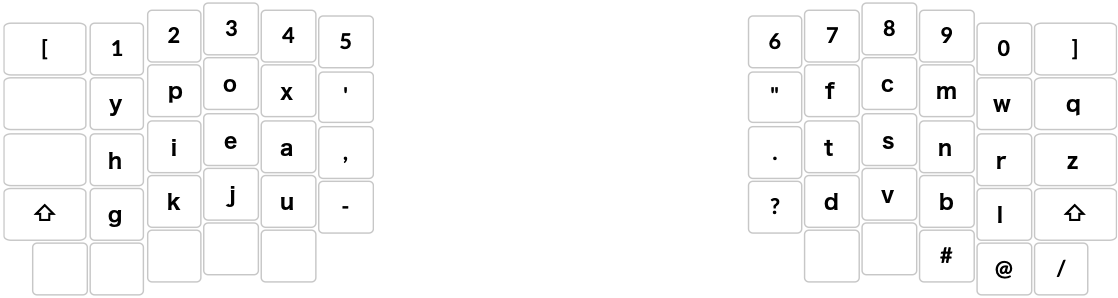
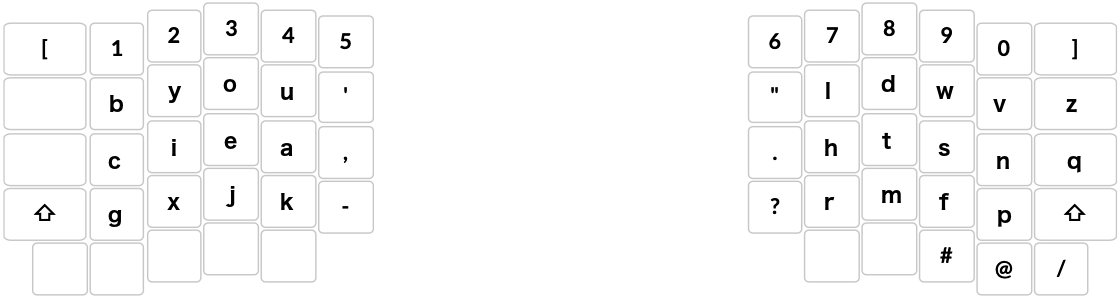
Layered file, before and after one edit (1118 x 298). Changes by layer:
renamed "h" to "c #1", painted on it over [108, 152, 121, 169]
renamed "x" to "u", painted on it over [280, 87, 293, 100]
renamed "p" to "y", painted on it over [168, 86, 183, 103]
renamed "l" to "p", painted on it over [998, 206, 1012, 227]
renamed "b" to "f", painted on it over [939, 193, 953, 210]
renamed "v" to "m", painted on it over [881, 190, 901, 203]
renamed "d" to "r", painted on it over [824, 193, 838, 210]
renamed "z" to "q", painted on it over [1067, 155, 1081, 173]
renamed "r" to "n", painted on it over [1000, 156, 1009, 169]
renamed "n" to "s", painted on it over [938, 143, 951, 156]
renamed "s" to "t", painted on it over [882, 132, 894, 149]
renamed "t" to "h", painted on it over [824, 139, 837, 156]
renamed "q" to "z #1", painted on it over [1066, 98, 1080, 116]
renamed "w" to "v #1", painted on it over [993, 99, 1011, 112]
renamed "m" to "w #1", painted on it over [936, 86, 956, 99]
renamed "c" to "d #1", painted on it over [881, 75, 895, 92]
renamed "f" to "l #1", painted on it over [825, 82, 835, 99]
renamed "u" to "k", painted on it over [281, 193, 294, 210]
renamed "k" to "x", painted on it over [167, 193, 181, 210]
renamed "y" to "b #1", painted on it over [109, 95, 123, 116]
